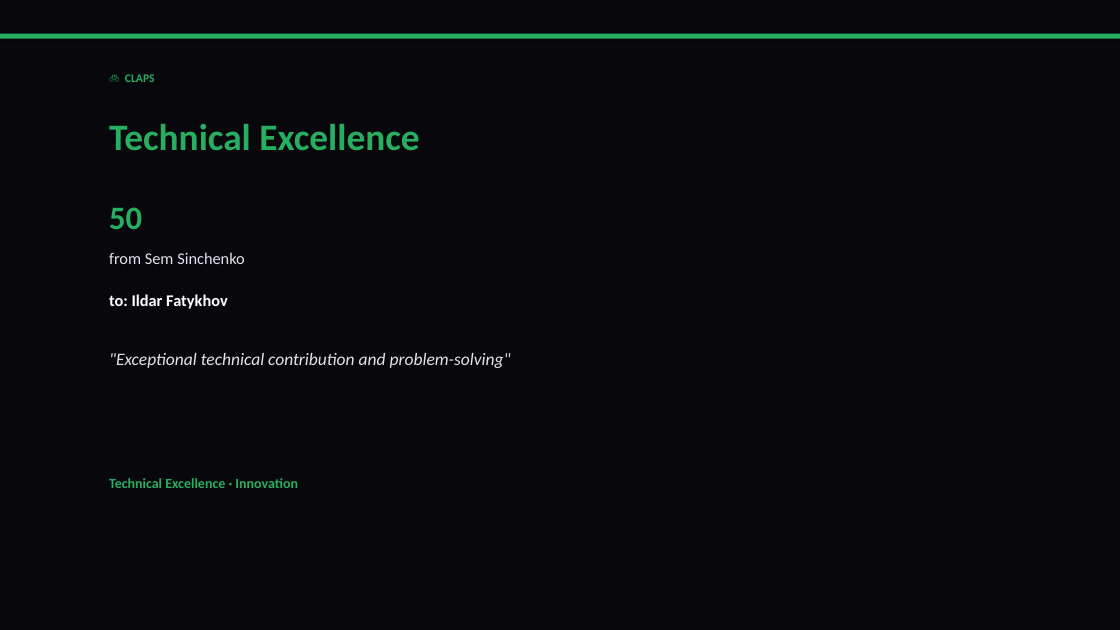
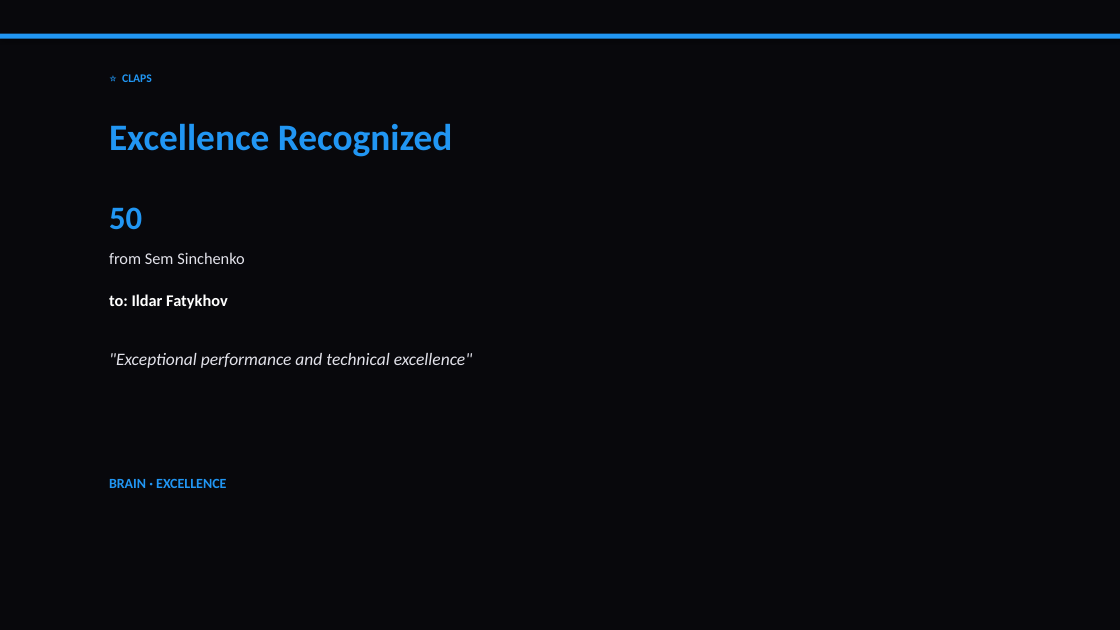
Before and after one commit to liliyagarifullina-maker/appodeal-pulse, a slide deck: slide 8 of data/archive/pulse_2026-03-12.pptx (slide 7 before the commit). Drawn at 1120x630 pixels with LibreOffice and Linux fonts; fonts in the diff are those of the drawing. Boxes give left, top, right and bottom in pixels: in the first picture for what was removed or moved away, otherwise in the second. Text is boxed around its words. In the diff, an @@ line names an element or a change of style, - is before the commit and + after.

```diff
--- a/data/archive/pulse_2026-03-12.pptx
+++ b/data/archive/pulse_2026-03-12.pptx
@@ rectangle at [0,34,1120,39]: fill #27AE60 to #2196F3 @@
@@ text at [122,74,152,82]: text changed; text colour #27AE60 to #2196F3 @@
-🙌 CLAPS
+⭐ CLAPS
@@ text at [109,123,453,157]: text changed; text colour #27AE60 to #2196F3 @@
-Technical Excellence
+Excellence Recognized
@@ text "50" at [109,207,142,230]: text colour #27AE60 to #2196F3 @@
@@ text at [109,353,472,368]: text changed @@
-"Exceptional technical contribution and problem-solving"
+"Exceptional performance and technical excellence"
@@ text at [109,479,226,488]: text changed; text colour #27AE60 to #2196F3 @@
-Technical Excellence · Innovation
+BRAIN · EXCELLENCE
```
Also in this commit, not shown: 14 other slides changed, 4 slides added, 2 slides removed, 2 other files.
